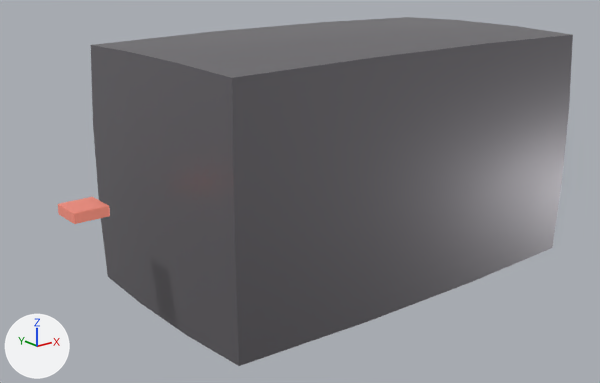
One commit to the Blender file assets/ships/parts/blender/engine_vector_authored.blend: the scene before it, then after it.
Before and after are seen from a 50 mm camera at (-2.3, -3.95, 1.4) aimed at (0.85, 0.0, -0.18). The lights are fixed; the arrows at lower left show +X, +Y and +Z. The older version comes first.

Names of what the first picture shows: 'DET_nozzle_scorch', 'LOD0_ENGINE_VECTOR_MAIN'.
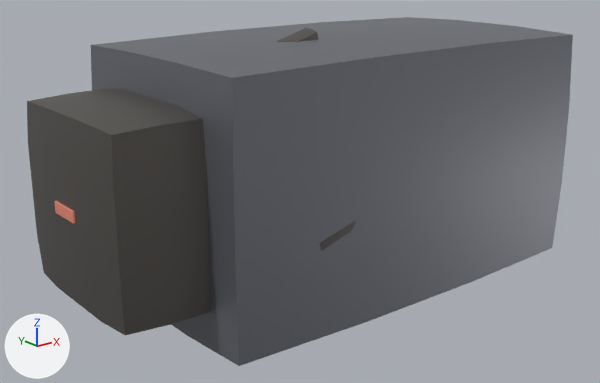
The change, as JSON lines over the scene's bpy script:
```json
{"op": "set", "path": "mat_material_hull.roughness", "old": "0.38", "new": "0.5"}
{"op": "set", "path": "ob_det_nozzle_scorch.location", "old": "(-0.6, 0.0, 0.0)", "new": "(-0.6, 0.0, 0.012)"}
{"op": "set", "path": "ob_det_nozzle_scorch.scale", "old": "(1.0, 1.0, 1.0)", "new": "(1.12, 1.12, 1.12)"}
{"op": "remove", "block": "ob_engine_vector_material_mechanical_merged", "code": "ob_engine_vector_material_mechanical_merged.hide_render = True"}
```

Boxes [x1, y1, x2, y2] around the edits, measured in the pictures (600 x 383 px):
```json
{"object": "engine_vector_Material_Mechanical_Merged", "change": "shown", "after": [27, 28, 356, 335]}
{"object": "DET_nozzle_scorch", "change": "moved, rescaled", "before": [58, 197, 110, 224], "after": [54, 201, 75, 224]}
```
